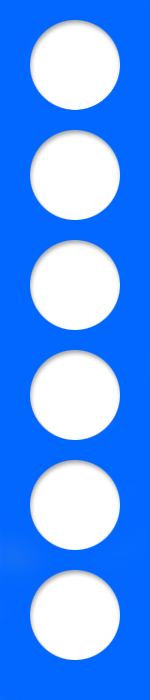
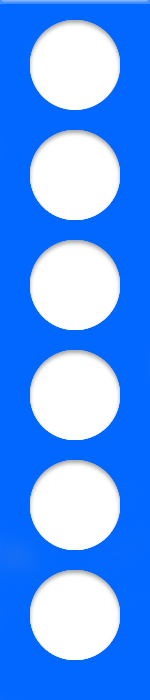
Before/after of a 150×700 layered artwork. What changed in the layer stack:
renamed "Background" to "Layer 2", moved it above "Layer 1", painted on it over box(0, 0, 150, 660)
painted on "Layer 1" over box(30, 20, 120, 660)
